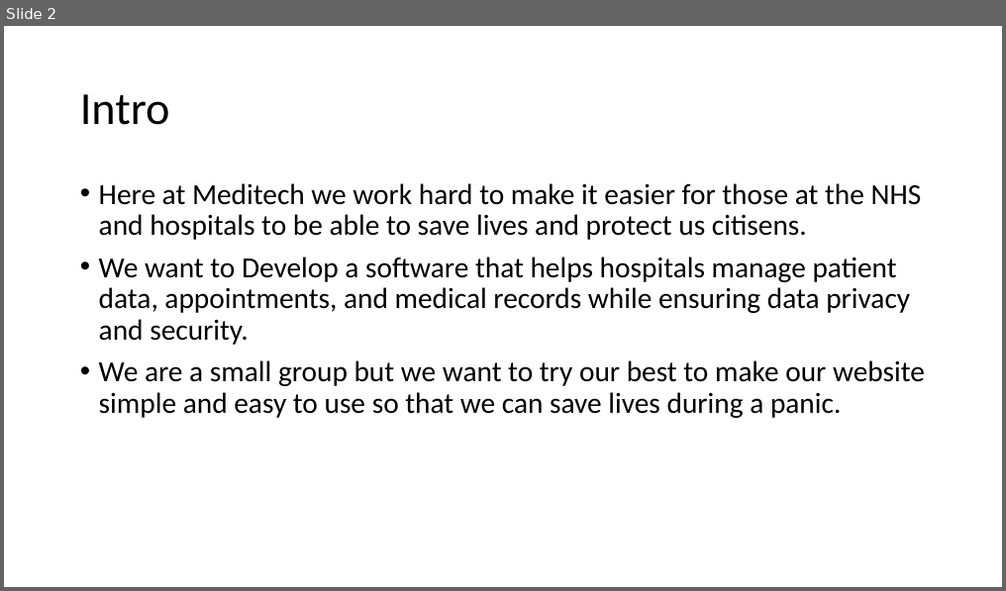
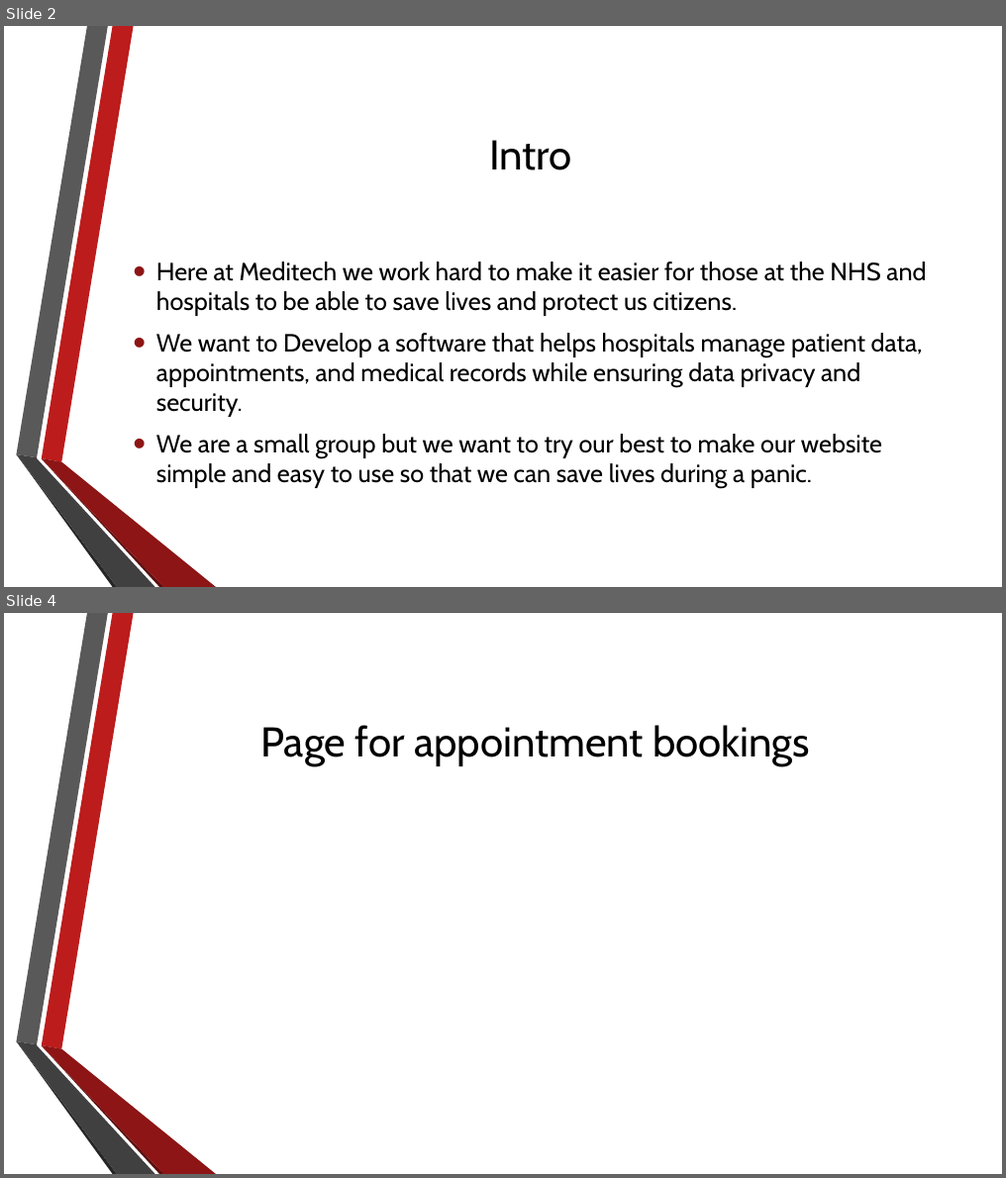
Before and after one commit to Maple391/MediTech, a slide deck: Meditech.pptx. Shown one above the other, each under a label of ours: slide 2 before the commit, slides 2 and 4 after it; the slides between them are not shown. The pictures are 1006x591 and 1006x1178 pixels, drawn with LibreOffice and Linux fonts; fonts in the diff are those of the drawing; background and template pictures are left out. Boxes give left, top, right and bottom in pixels: in the first picture for what was removed or moved away, otherwise in the second. Text is boxed around its words. In the diff, an @@ line names an element or a change of style, - is before the commit and + after.

```diff
--- a/Meditech.pptx
+++ b/Meditech.pptx
@@ slide 4 added at [4, 613, 1002, 1174], background picture (left out); not listed: 6 template elements that a slide beside it also shows @@
@@ title added at [260, 725, 810, 766], 40 pt, text #000000 @@
+Page for appointment bookings
@@ slide 2 changed as well @@
@@ title "Intro": place and size @@
-title "Intro" at [80, 94, 170, 125]
+title "Intro" at [489, 140, 572, 171]
@@ title "Intro" at [489, 140, 572, 171]: size 44 to 40 pt, font Calibri to Cabin; alignment left to centre; line spacing 0.9 to 1 @@
@@ text "Here at Meditech we work ...": place and size @@
-text "Here at Meditech we work ..." at [99, 183, 925, 418]
+text "Here at Meditech we work ..." at [156, 262, 926, 488]
@@ text "Here at Meditech we work ..." at [156, 262, 926, 488]: vertical alignment top to middle @@
@@ text at [156, 262, 926, 316]: text changed; size 28 to 24 pt; font Calibri to Cabin @@
-• Here at Meditech we work hard to make it easier for those at the NHS and hospitals to be able to save lives and protect us citisens.
+• Here at Meditech we work hard to make it easier for those at the NHS and hospitals to be able to save lives and protect us citizens.
@@ text at [156, 333, 923, 488]: size 28 to 24 pt, font Calibri to Cabin in "We want to Develop a software that ...", "We are a small group but we ..."; indent changed; line spacing 0.9 to 1 @@
@@ group added at [16, 26, 216, 587]: 6 freeform shapes @@
```
Also in this commit, not shown: 1 other slide changed, 7 other slides added.
